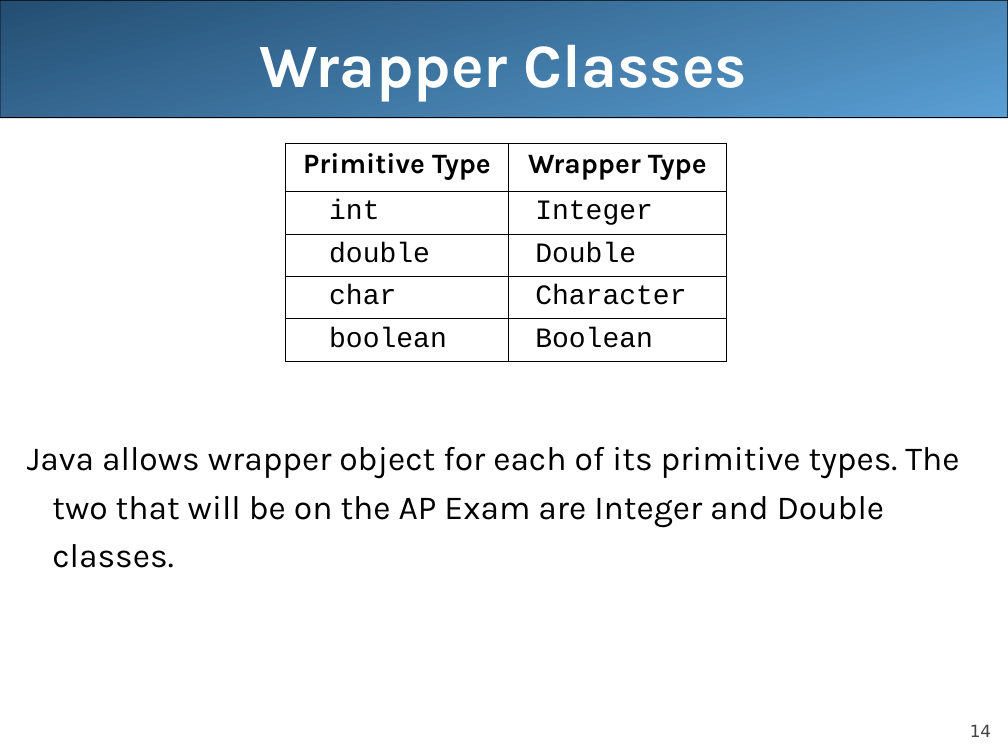
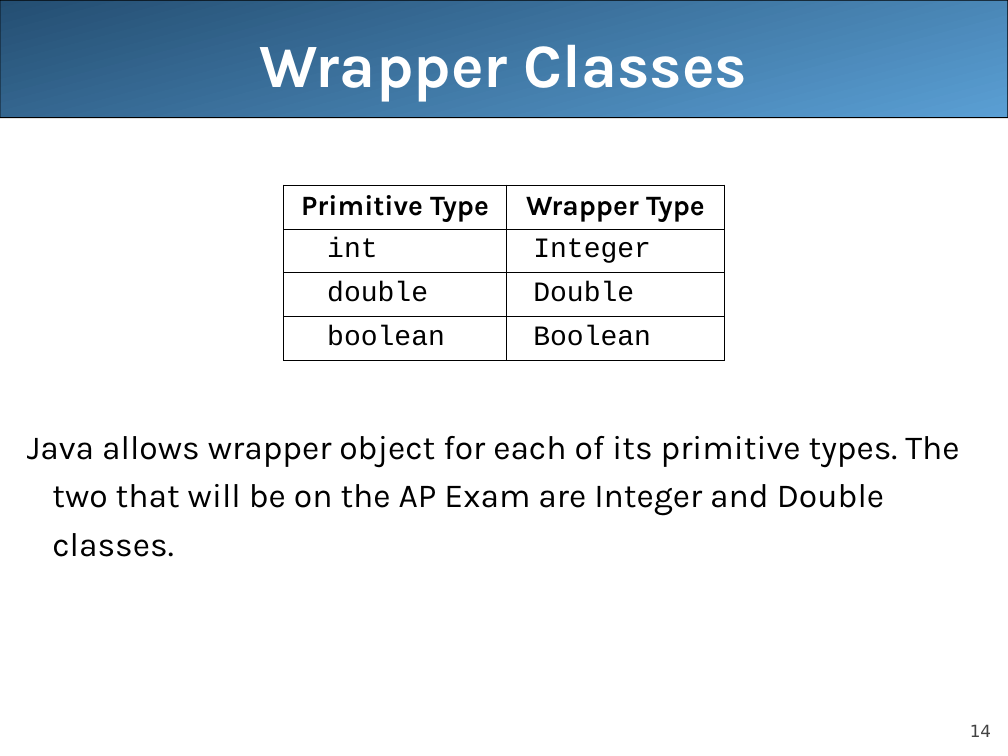
Before and after one commit to LongBaoNguyen/longbaonguyen.github.io, a slide deck: slide 14 of courses/apcsa/lecture16.ppt. Drawn at 1008x756 pixels with LibreOffice and Linux fonts; fonts in the diff are those of the drawing. Boxes give left, top, right and bottom in pixels: in the first picture for what was removed or moved away, otherwise in the second. Text is boxed around its words. In the diff, an @@ line names an element or a change of style, - is before the commit and + after.

```diff
--- a/courses/apcsa/lecture16.ppt
+++ b/courses/apcsa/lecture16.ppt
@@ text "Java allows wrapper object for ...": place and size @@
-text "Java allows wrapper object for ..." at (27, 447, 959, 568)
+text "Java allows wrapper object for ..." at (27, 436, 959, 557)
@@ table at (283, 184, 724, 359) @@
-row 4: char | Character
@@ table: place and size @@
-table at (285, 143, 726, 362)
+table at (283, 184, 724, 359)
```
Also in this commit, not shown: 28 other slides changed, 3 slides added, 1 slide removed, 4 other files.
